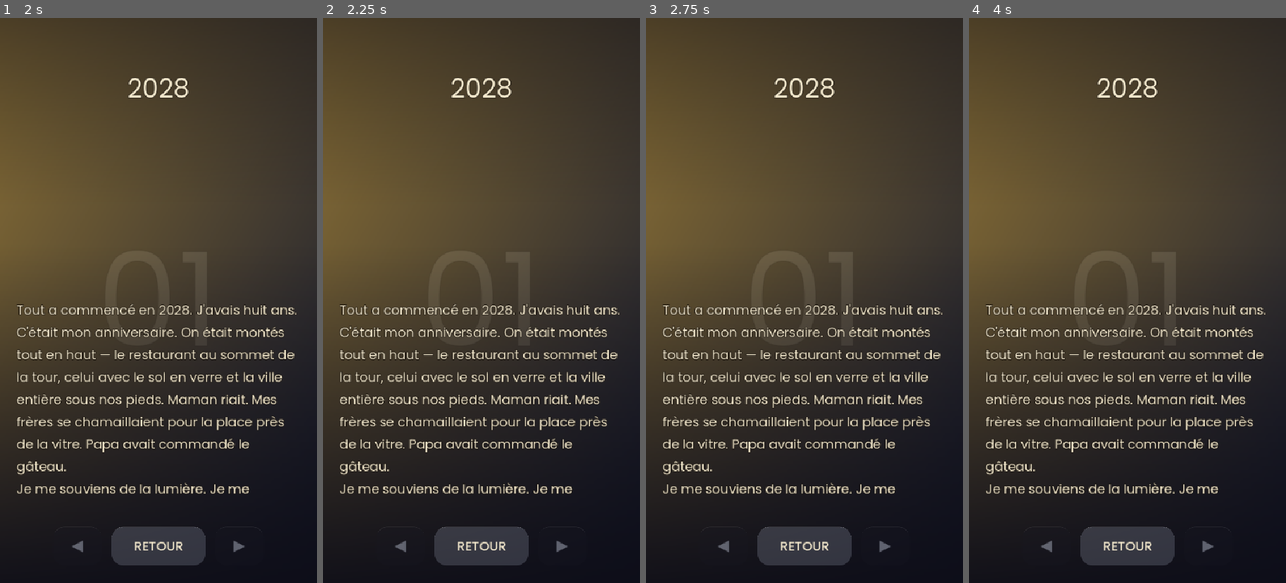
Above: before the commit, frames 1-4 (left to right).
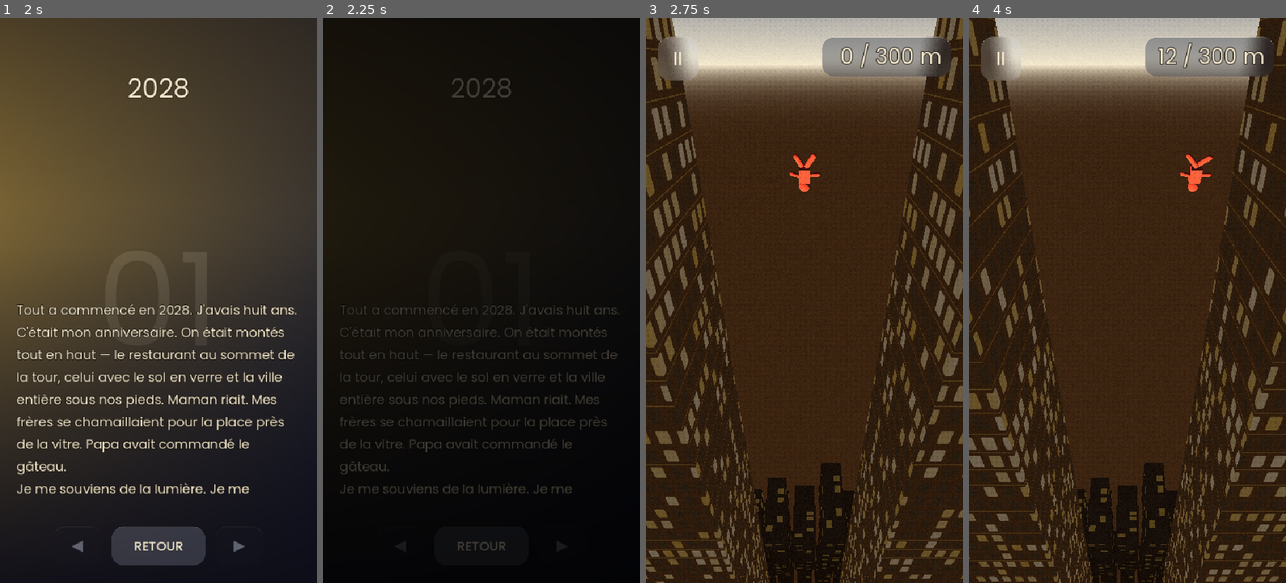
Above: after the commit, the same moments.

Repository: quvntvn/Hyperdive
Game: Godot game, scene res://scenes/ui/main_menu.tscn
Two runs of this game, one before a commit and one after it. Both use one fixed random seed, a clock stepped at 60 frames per second and the inputs below.
Inputs (mouse positions are in pixels of both pictures, inside the frame that each line leads up to):
- Up to frame 1 (2 s): tap Enter at 0.5 s; move the mouse to (228, 272) at 0.52 s; hold D (move_right) 0.53-1.25 s; tap 1 at 0.6 s; click (228, 272) at 0.67 s; click "ARCHIVES" at 1.25 s
- Up to frame 2 (2.25 s): click "1" at 2 s
- Up to frame 3 (2.75 s): no input
- Up to frame 4 (4 s): drag from (1064, 328) to (1111, 413) at 2.77 s; move the mouse to (1159, 176) at 3.52 s; hold D (move_right) from 3.53 s (still down); tap U at 3.6 s

Frame 1 is identical in both runs. In frame 2, 82% of the frame differs, in the area x 0-100%, y 0-97%; in frame 3, 75%; in frame 4, 75%.

Commit message:
fix(story): le chapitre 1 lance un niveau jouable (objectif provisoire, fin de l'auto-complétion)
Co-Authored-By: Claude Opus 4.8 <noreply@anthropic.com>

Diff:
--- a/hyperdive/scripts/autoload/story.gd
+++ b/hyperdive/scripts/autoload/story.gd
@@ -26,7 +26,9 @@
 # Déblocages liés à la complétion : ch.1 → mode Classique, ch.20 → mode Jetpack (voir complete_chapter).
 
 const CHAPTERS: Array[Dictionary] = [
-	{"n": 1,  "type": "play",  "mode": "fall",    "objective": {"kind": "descent",  "value": 0},    "text_when": "after",  "title": "2028", "image": "res://assets/story/ch01.png",
+	# PROVISOIRE (étape 3) : objectif distance court → le ch.1 est un vrai niveau jouable de chute.
+	# L'ouverture "descent" (mourir = réussir) viendra à l'étape 4 ; on retirera ce distance 300.
+	{"n": 1,  "type": "play",  "mode": "fall",    "objective": {"kind": "distance", "value": 300},  "text_when": "after",  "title": "2028", "image": "res://assets/story/ch01.png",
 		"text": "Tout a commencé en 2028. J'avais huit ans.\nC'était mon anniversaire. On était montés tout en haut — le rest …(303 unchanged characters)…
 	{"n": 2,  "type": "story", "title": "Réveil", "image": "res://assets/story/ch02.png",
 		"text": "Je me réveille en sursaut. Trente-quatre ans. Un autre lit, une autre ville, une autre vie. Le rêve s'efface …(232 unchanged characters)…
--- a/hyperdive/scripts/ui/campaign_screen.gd
+++ b/hyperdive/scripts/ui/campaign_screen.gd
@@ -288,12 +288,13 @@
 	if r != null:
 		r.open_chapter(n, ctx)
 
-# Lance le niveau d'un chapitre jouable. Cas spécial ch.1 (objectif "descent" = ouverture) :
-# géré à l'étape 4 — pour l'instant on complète directement (stub) pour ne pas bloquer.
+# Lance le niveau d'un chapitre jouable. Garde-fou "descent" : aucun chapitre n'utilise ce type
+# pour l'instant (le ch.1 a un objectif distance provisoire) ; il sera la vraie ouverture jouable
+# à l'étape 4. Tant qu'il n'est pas implémenté, on complète directement plutôt que de softlock.
 func _launch_chapter(n: int) -> void:
 	var obj: Dictionary = Story.get_chapter(n).get("objective", {})
 	if obj.get("kind", "") == "descent":
-		Story.complete_chapter(n)   # STUB ch.1 (étape 4 : vraie ouverture jouable)
+		Story.complete_chapter(n)   # défensif (étape 4 : vraie ouverture "mourir = réussir")
 		_on_chapter_closed(n)
 		return
 	Story.start_chapter(n)
